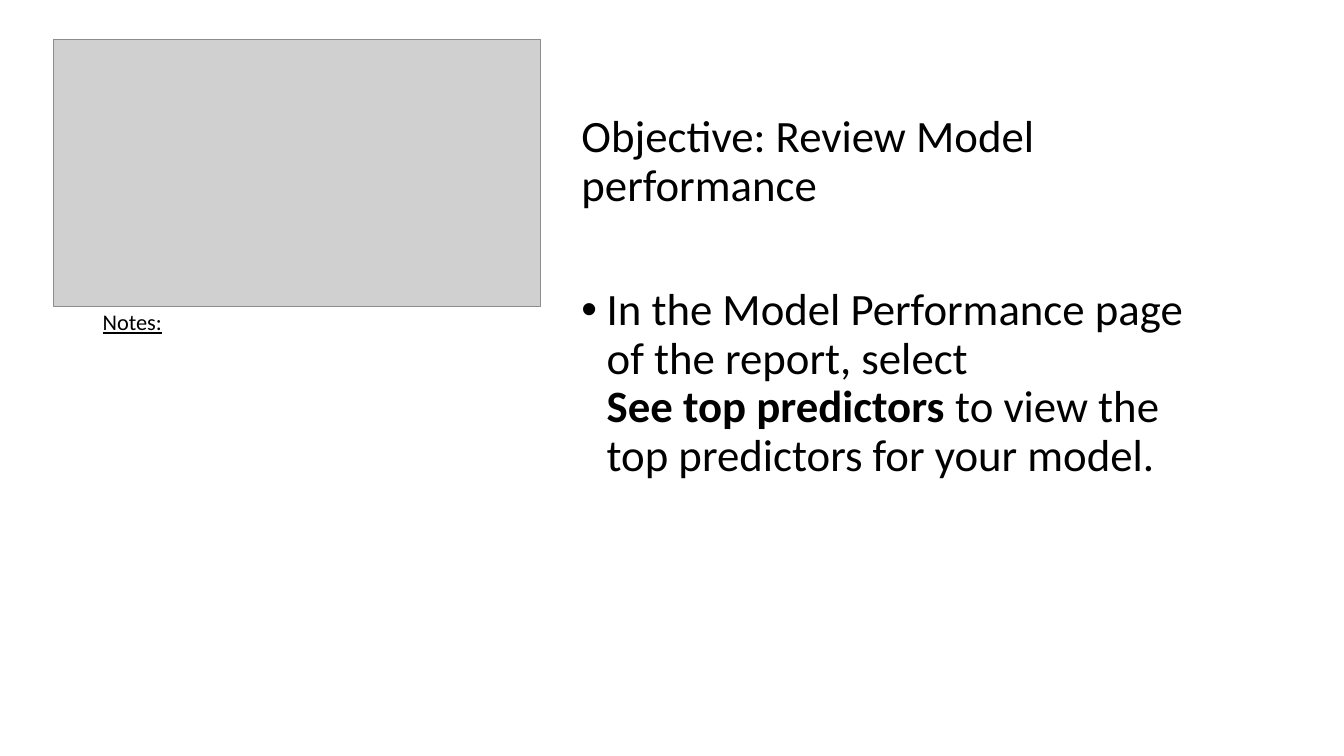
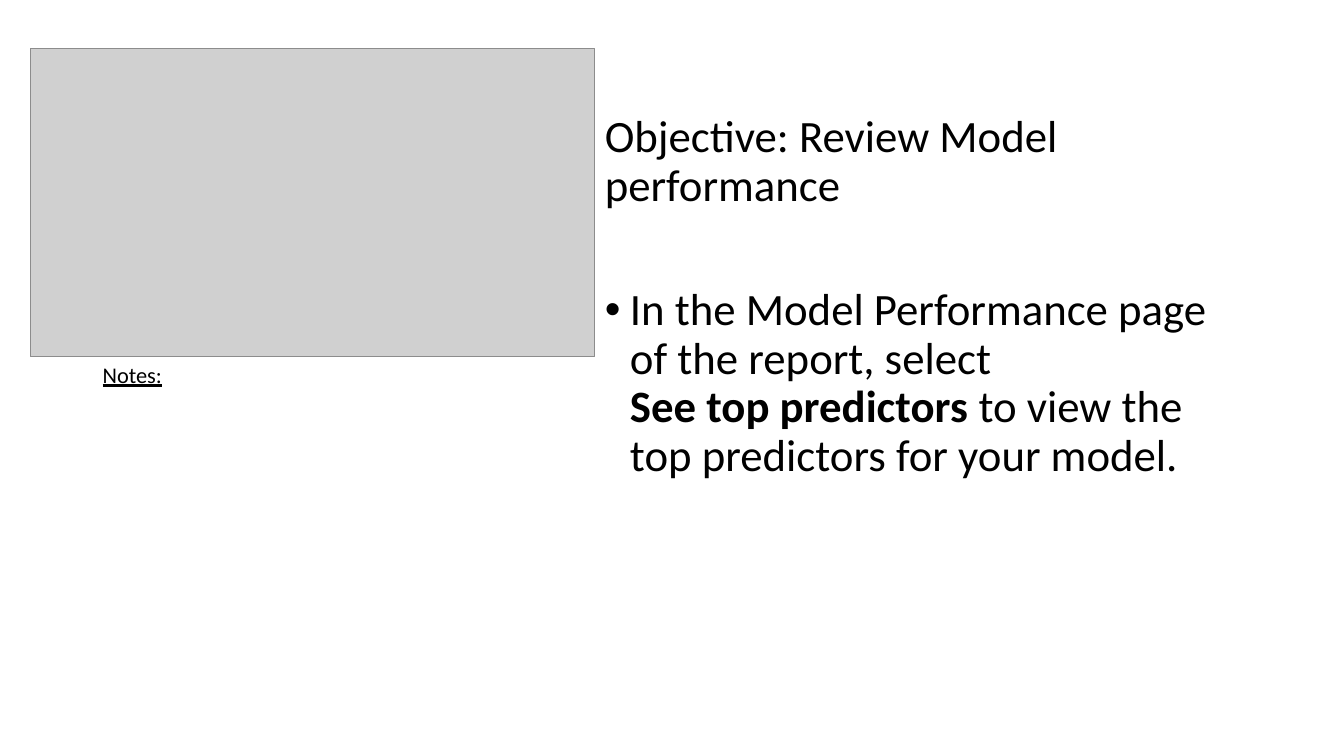
Before and after one commit to aphilip94/bootcamp, a slide deck: slide 17 of AutoML Lab manual.pptx. Drawn at 1344x756 pixels with LibreOffice and Linux fonts; fonts in the diff are those of the drawing; grey boxes stand for pictures. Boxes give left, top, right and bottom in pixels: in the first picture for what was removed or moved away, otherwise in the second. Text is boxed around its words. In the diff, an @@ line names an element or a change of style, - is before the commit and + after.

```diff
--- a/AutoML Lab manual.pptx
+++ b/AutoML Lab manual.pptx
@@ picture: place and size @@
-picture at [53, 40, 541, 307]
+picture at [30, 48, 595, 357]
@@ text "Objective: Review Model performance": place and size @@
-text "Objective: Review Model performance" at [581, 121, 1183, 479]
+text "Objective: Review Model performance" at [605, 121, 1206, 479]
@@ text "Notes:": place and size @@
-text "Notes:" at [103, 315, 162, 334]
+text "Notes:" at [103, 368, 162, 387]
```
Also in this commit, not shown: 18 other slides changed.
